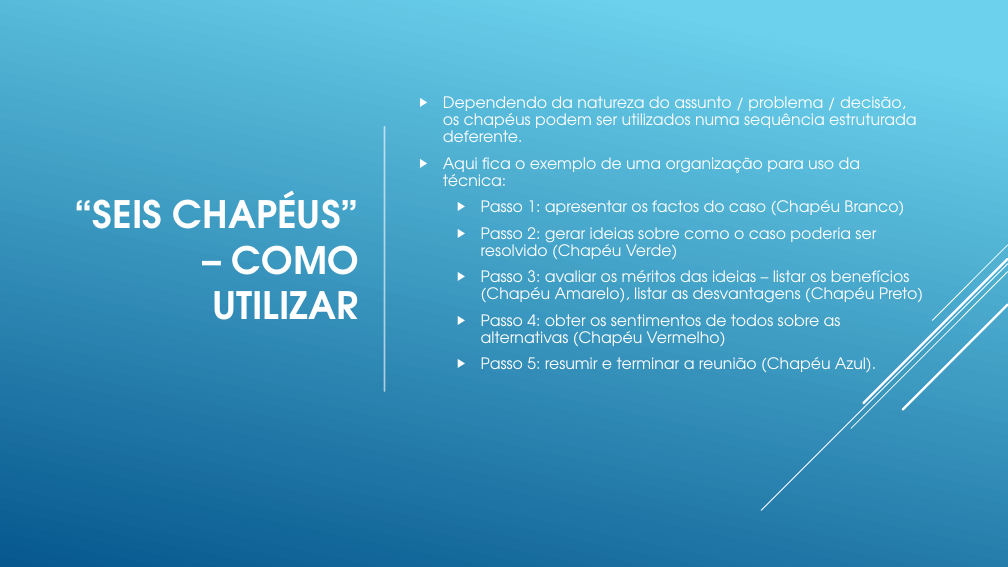
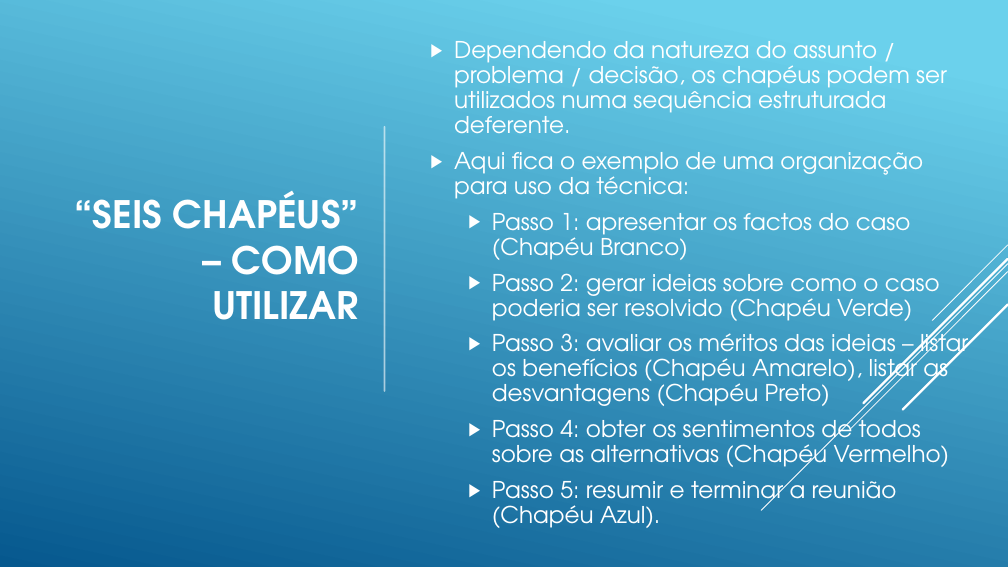
Before and after one commit to dfilitto/AlunosJogosDigitaisSenac, a slide deck: slide 35 of Slides/04 - Tecnicas para a criacao de jogos.pptx. Drawn at 1008x567 pixels with LibreOffice and Linux fonts; fonts in the diff are those of the drawing. Boxes give left, top, right and bottom in pixels: in the first picture for what was removed or moved away, otherwise in the second. Text is boxed around its words. In the diff, an @@ line names an element or a change of style, - is before the commit and + after.

```diff
--- a/Slides/04 - Tecnicas para a criacao de jogos.pptx
+++ b/Slides/04 - Tecnicas para a criacao de jogos.pptx
@@ text "Dependendo da natureza do assunto ...": place and size @@
-text "Dependendo da natureza do assunto ..." at (443,96,923,372)
+text "Dependendo da natureza do assunto ..." at (454,41,968,528)
@@ text "Dependendo da natureza do assunto ..." at (454,41,968,528): size 15 to 22 pt; more space between paragraphs @@
```
Also in this commit, not shown: 26 other slides changed.
